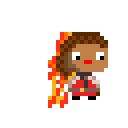
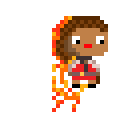
Before/after of a 128 x 128 layered artwork. What changed in the layer stack:
showed "frame3" over (52, 16, 108, 112)
hid "Layer 1" over (48, 32, 108, 108)
